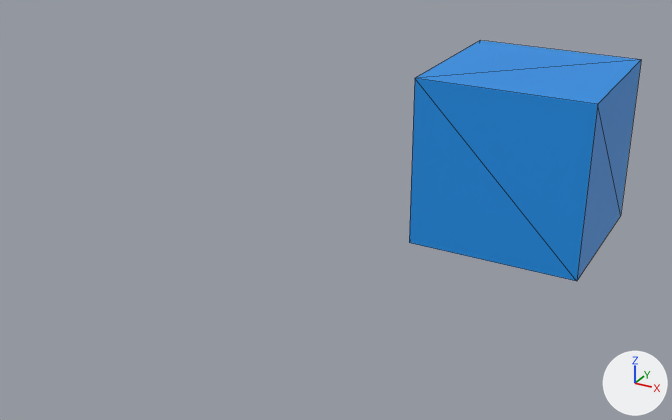
What one commit did to the glTF model public/models/cube.glb.
Both versions are drawn from a 50 mm camera at (3.03, -10.12, 3.78) aimed at (-1.45, -1.98, -0.3). The lights are fixed; the arrows at lower right show +X, +Y and +Z. Mesh edges are drawn as thin lines.
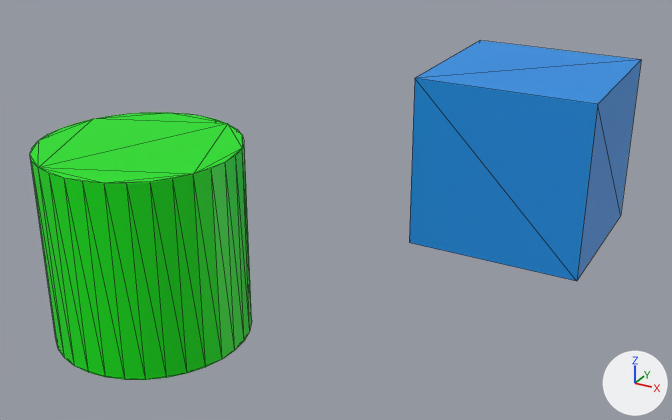
Commit message: -wip --- add cube model

Where the change shows, as pixel boxes [x1, y1, x2, y2] in the pictures (672 x 420 px):
'Cylinder', added (green)
    after: [30, 112, 252, 380]

The change in detail:
Material 'Material.002' (mat_material_002) is new.
Its base color is (0.0, 0.8, 0.00257) (green #00e708).
Mesh me_cylinder is new.
It is a 32-sided cylinder along z spanning x -1.0..1.0, y -1.0..1.0, z -1.0..1.0.
It uses material mat_material_002 (green #00e708).
Object 'Cylinder' (ob_cylinder) is new; it shows me_cylinder.
Its location is (-2.675, -3.65, -0.228).
